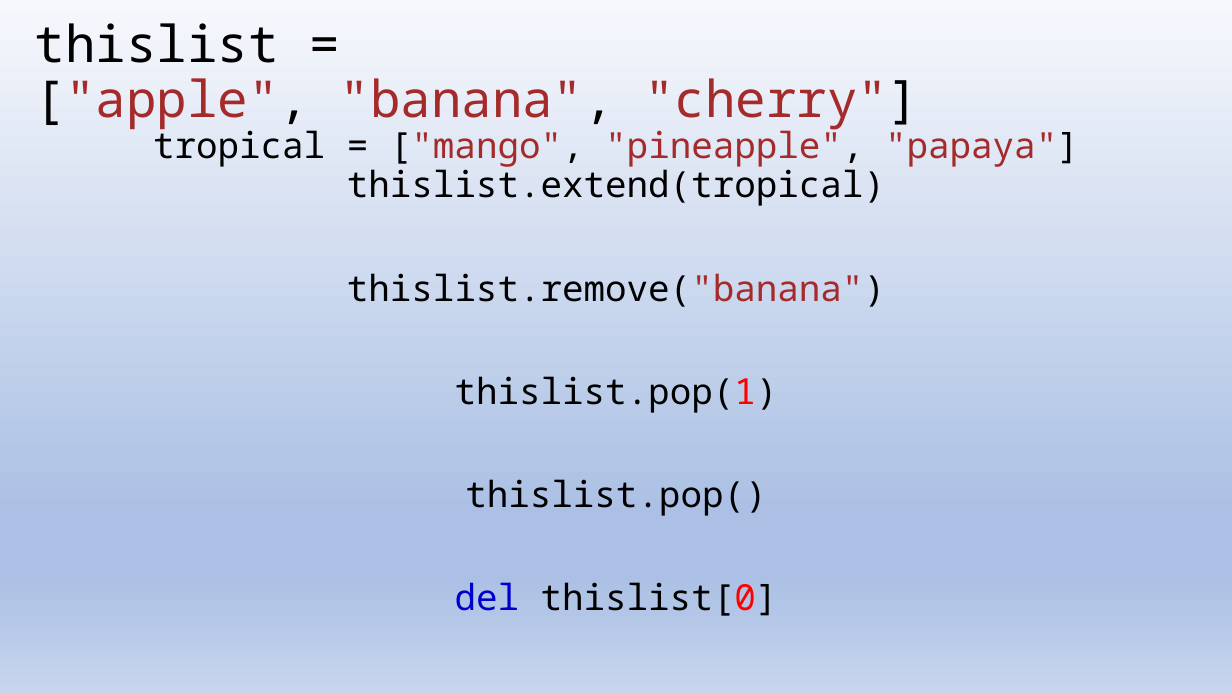
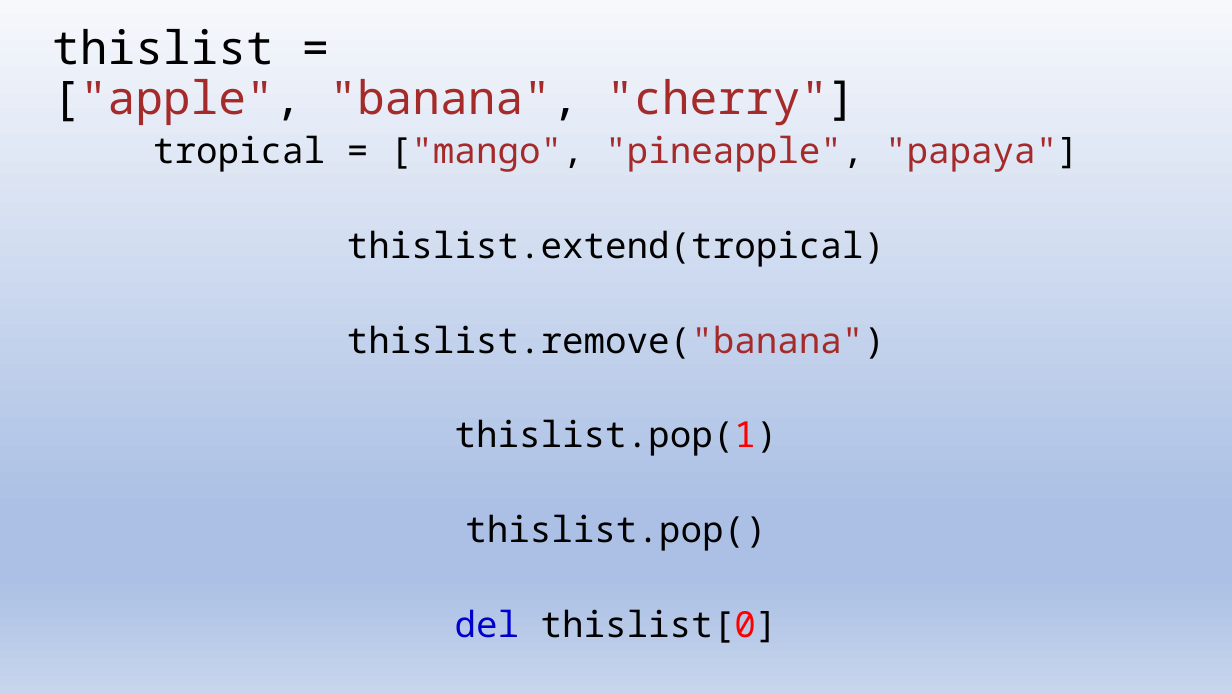
Before and after one commit to torres11991/dap-curriculum, a slide deck: slide 10 of Section05/week2day1.pptx. Drawn at 1232x693 pixels with LibreOffice and Linux fonts; fonts in the diff are those of the drawing. Boxes give left, top, right and bottom in pixels: in the first picture for what was removed or moved away, otherwise in the second. Text is boxed around its words. In the diff, an @@ line names an element or a change of style, - is before the commit and + after.

```diff
--- a/Section05/week2day1.pptx
+++ b/Section05/week2day1.pptx
@@ title "thislist = ["apple", "banana", "cherry"]": place and size @@
-title "thislist = ["apple", "banana", "cherry"]" at [35, 23, 918, 130]
+title "thislist = ["apple", "banana", "cherry"]" at [52, 29, 855, 126]
@@ title "thislist = ["apple", "banana", "cherry"]" at [52, 29, 855, 126]: size 39.6 to 36 pt @@
@@ text "tropical = ["mango", "pineapple", "papaya"]": place and size @@
-text "tropical = ["mango", "pineapple", "papaya"]" at [153, 124, 1079, 616]
+text "tropical = ["mango", "pineapple", "papaya"]" at [153, 135, 1079, 643]
@@ text at [153, 135, 1079, 267]: text changed @@
-tropical = ["mango", "pineapple", "papaya"]
-thislist.extend(tropical)
+tropical = ["mango", "pineapple", "papaya"]
+thislist.extend(tropical)
@@ text at [347, 325, 885, 643]: line spacing 0.9 to 0.8 @@
```
Also in this commit, not shown: 2 other slides changed, 1 other file.
